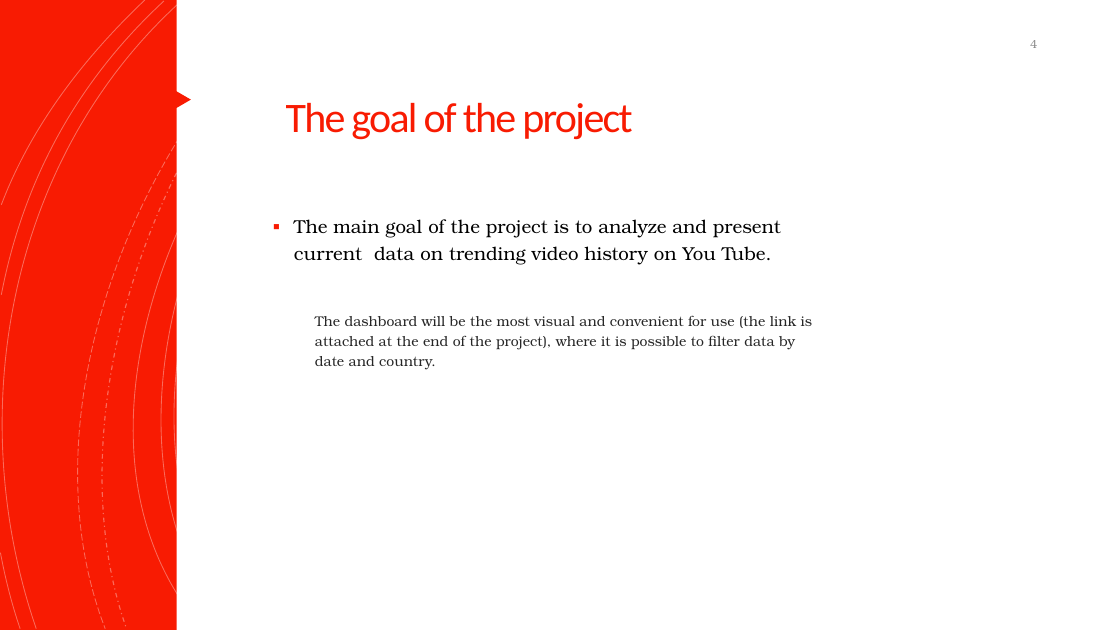
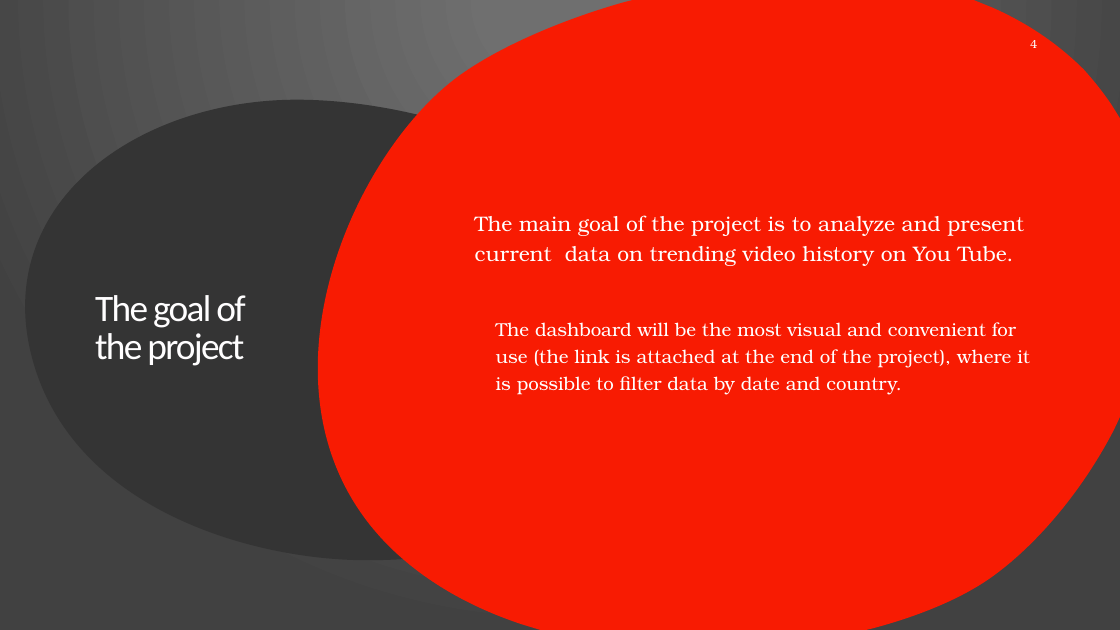
Before and after one commit to marytet/DataAnalystPortfolio, a slide deck: slide 4 of trending_video_analysis/Trending-videos history on YouTube Presentation.pptx. Drawn at 1120x630 pixels with LibreOffice and Linux fonts; fonts in the diff are those of the drawing. Boxes give left, top, right and bottom in pixels: in the first picture for what was removed or moved away, otherwise in the second. Text is boxed around its words. In the diff, an @@ line names an element or a change of style, - is before the commit and + after.

```diff
--- a/trending_video_analysis/Trending-videos history on YouTube Presentation.pptx
+++ b/trending_video_analysis/Trending-videos history on YouTube Presentation.pptx
@@ background #FFFFFF to gradient #707070 to #424242 @@
@@ rectangle at bbox=[0, 0, 1120, 630]: fill #F81B02 to gradient #707070 to #424242 @@
@@ outline #000000 0.75 pt to #FFFFFF 0.75 pt in 11 elements at bbox=[120, 0, 475, 628], bbox=[976, 1, 1117, 52], bbox=[92, 0, 425, 628], bbox=[1057, 1, 1118, 24], bbox=[92, 0, 391, 628], bbox=[82, 0, 378, 628], bbox=[45, 0, 359, 628], bbox=[0, 0, 182, 628], bbox=[2, 1, 165, 295], bbox=[1, 553, 20, 628], bbox=[2, 0, 145, 205] @@
@@ group removed at bbox=[0, 0, 1118, 630]: 15 freeform shapes @@
@@ outline #000000 0.75 pt dashed to #FFFFFF 0.75 pt dashed in 4 elements at bbox=[103, 0, 441, 628], bbox=[1029, 1, 1117, 34], bbox=[965, 485, 1117, 630], bbox=[24, 0, 295, 628] @@
@@ freeform shape at bbox=[55, 0, 304, 628]: outline #000000 1 pt dashed to #FFFFFF 1 pt dashed @@
@@ rectangle removed at bbox=[176, 0, 1120, 630] @@
@@ freeform shape added at bbox=[187, 0, 1120, 630], fill #F81B02 @@
@@ page number at bbox=[1030, 40, 1037, 48]: text colour #8C8C8C to #FFFFFF; more space between paragraphs @@
@@ freeform shape at bbox=[10, 69, 714, 586]: fill none to #343434; outline #FFFFFF 0.75 pt to none; rotation 0 to 355 degrees; outline redrawn @@
@@ triangle removed at bbox=[168, 85, 191, 113] @@
@@ text "The main goal of the ...": place and size @@
-text "The main goal of the ..." at bbox=[294, 219, 812, 370]
+text "The main goal of the ..." at bbox=[475, 215, 1030, 395]
@@ text "The main goal of the ..." at bbox=[475, 215, 1030, 395]: size 16 to 18 pt, text colour #000000 to #FFFFFF in "The main goal of the project is ..."; size 12 to 16 pt, text colour #262626 to #FFFFFF in "The dashboard will be the most visual ..."; vertical alignment top to middle @@
@@ rectangle added at bbox=[74, 156, 412, 202], fill #F81B02 @@
@@ rectangle added at bbox=[74, 209, 411, 450], fill #F81B02 @@
@@ title "The goal of the project": place and size @@
-title "The goal of the project" at bbox=[286, 103, 632, 140]
+title "The goal of the project" at bbox=[95, 295, 245, 366]
@@ title "The goal of the project" at bbox=[95, 295, 245, 366]: size 36 to 32 pt, text colour #F81B02 to #FFFEFF; vertical alignment top to middle @@
@@ triangle added at bbox=[228, 450, 257, 476], fill #F81B02 @@
@@ group added at bbox=[942, 460, 1118, 629]: 5 freeform shapes @@
```
Also in this commit, not shown: 7 other slides changed, 1 slide added, 17 other files.
